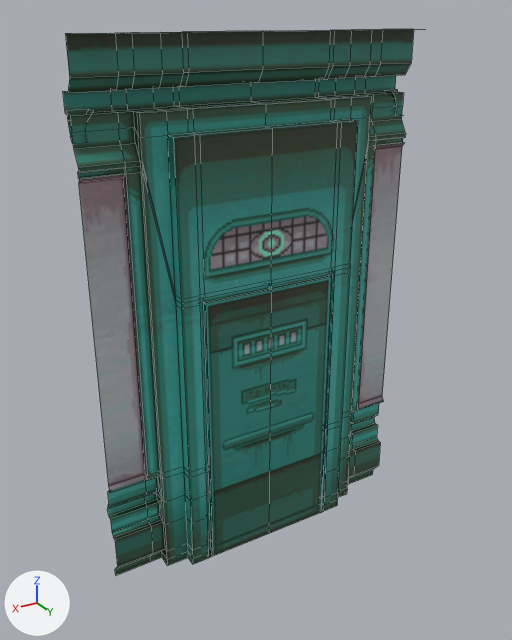
An edit to the FBX model Assets/3D/Models/Wall_Anxi_Door.fbx, drawn before and after from the same camera.
Camera for both pictures: a camera (50 mm lens) standing at (4.36, 6.95, 6.64) and looking at (0.28, 0.16, 3.24). Arrows for +X, +Y and +Z are at lower left; the lights stay in place. Mesh edges are drawn as thin lines. Where no turn or scale is listed for an object, it has been applied to the vertices.

Objects in the first picture: 'Wall_Mirror_Door', 'Wall_Mirror_DoorFrame'.
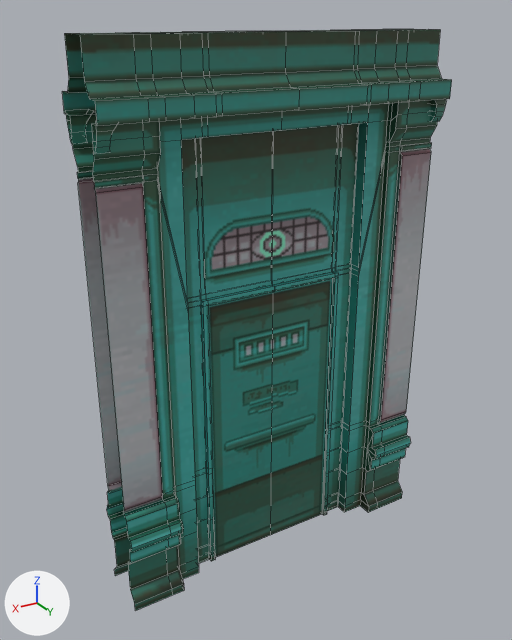
Commit message: UPDATE WALLS

Where the newer file only moved an object's origin or applied its transform, the numbers keep the older frame.

Location of each change, [x1, y1, x2, y2] in pixels of the pictures (512 x 640 px):
'Wall_Mirror_DoorFrame1', added: after [80, 29, 452, 611]
'Wall_Mirror_Door', reshaped, moved: before [205, 277, 331, 556]; after [208, 279, 333, 558]
'Wall_Mirror_DoorFrame', unchanged, covered by the edit: before [63, 29, 414, 575]; after [62, 29, 414, 576]

Patch to the scene script:
```diff
--- a/Assets/3D/Models/Wall_Anxi_Door.fbx.py
+++ b/Assets/3D/Models/Wall_Anxi_Door.fbx.py
@@ me_mesh_001 @@
 # used by ob_wall_mirror_door; location = (0.12, 0.0, 0.0)
-me_mesh_001.from_pydata(...)  # 6 vertices, 2 faces; spans x -0.89..0.88, y 0.24, z 0.0..3.63
+me_mesh_001.from_pydata(...)  # 11 vertices, 7 faces; spans x -0.88..0.88, y -0.02..0.03, z 0.0..3.63
+# me_mesh_001 part 1: the whole mesh is rebuilt
 me_mesh_001.materials.append(mat_lambert14)
@@ me_mesh_002 @@
+me_mesh_002.from_pydata(...)  # 438 vertices, 376 faces; spans x -2.12..2.13, y -0.11..0.36, z 0.0..6.48
+me_mesh_002.materials.append(mat_lambert14)  # picture img_wall_texture_door_png
@@ ob_wall_mirror_door @@
 ob_wall_mirror_door = bpy.data.objects.new('Wall_Mirror_Door', me_mesh_001)
-ob_wall_mirror_door.location = (0.12, 0.0, 0.0)
+ob_wall_mirror_door.location = (0.12, 0.25, 0.0)
@@ ob_wall_mirror_doorframe1 @@
+ob_wall_mirror_doorframe1 = bpy.data.objects.new('Wall_Mirror_DoorFrame1', me_mesh_002)
+ob_wall_mirror_doorframe1.location = (0.12, 0.37, 0.0)
```
